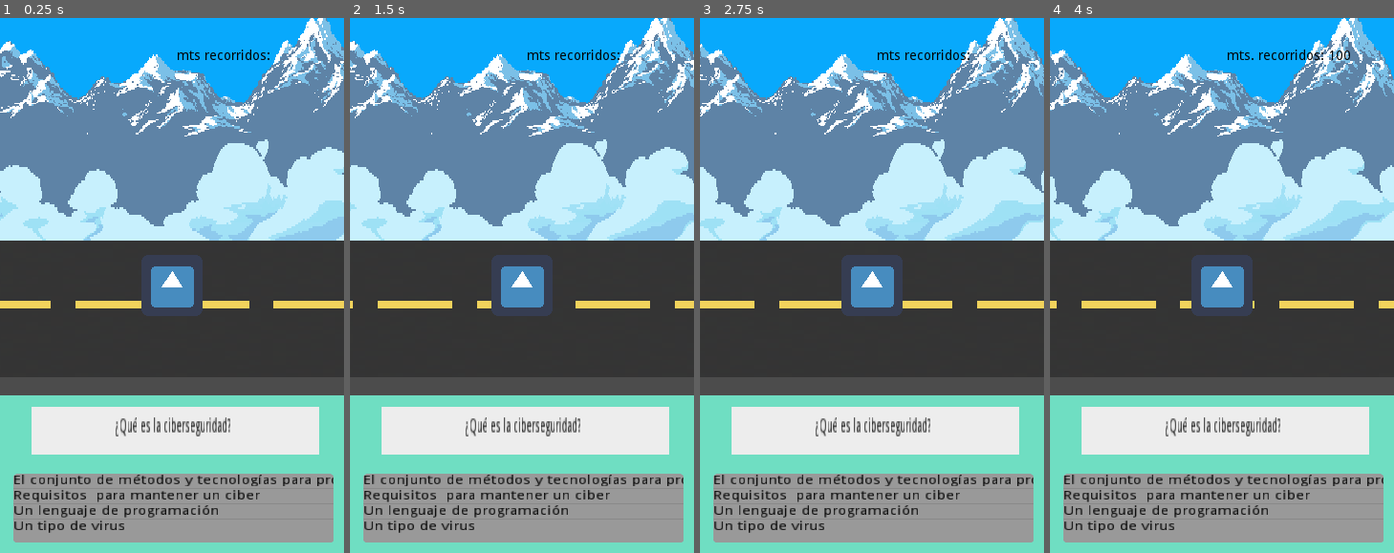
Above: before the commit, frames 1-4 (left to right).
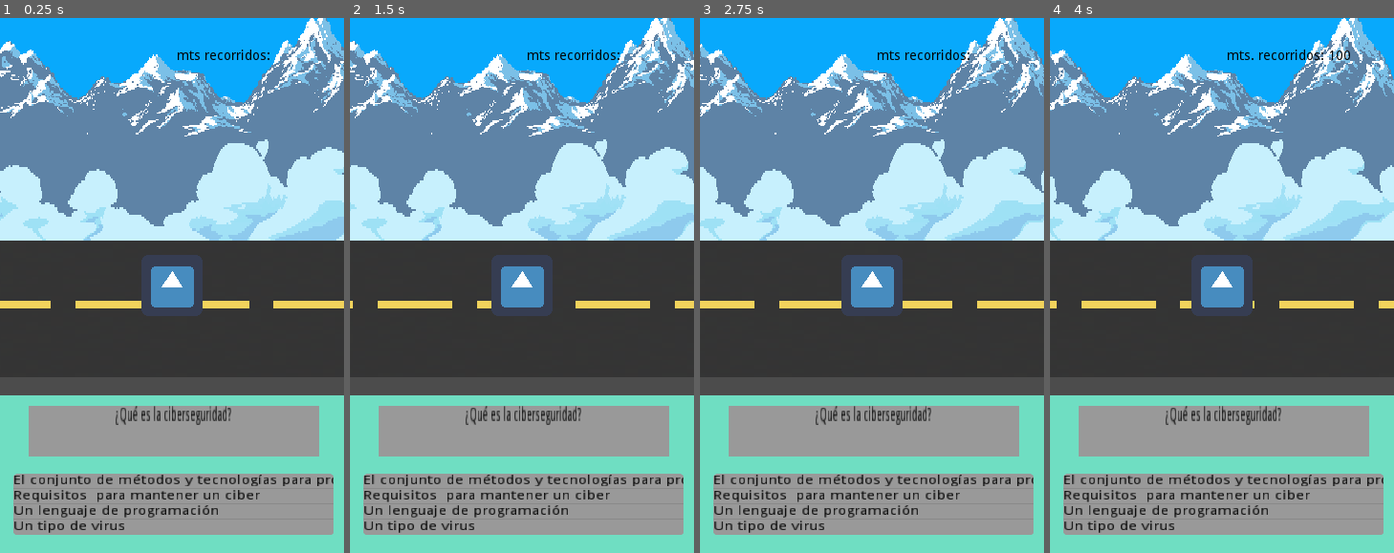
Above: after the commit, the same moments.

Repository: nicolasRuarte/masterclass-plan-b
Game: Godot game, scene res://Escenas/test.tscn
The game is run twice, just before and just after one commit, with the same random seed, the same clock (stepped at 60 frames per second) and the same inputs. The engine's default icon, where the game draws it, is replaced by a stand-in: a white triangle on a blue panel in a dark square.
Inputs:
- Up to frame 1 (0.25 s): no input
- Up to frame 2 (1.5 s): no input
- Up to frame 3 (2.75 s): no input
- Up to frame 4 (4 s): no input

The runs differ from the first frame. In frame 1, 9.2% of the frame differs, in the area x 3-97%, y 72-99%; in frame 2, 9.2%; in frame 3, 9.2%; in frame 4, 9.2%.

Commit message:
Pequeños cambios visuales a la escena test

Diff:
--- a/Escenas/test.tscn
+++ b/Escenas/test.tscn
@@ -1,15 +1,28 @@
-[gd_scene load_steps=10 format=2]
+[gd_scene load_steps=13 format=2]
 
 [ext_resource path="res://Escenas/test.gd" type="Script" id=2]
 [ext_resource path="res://Escenas/Scripts/preguntas-respuestas.gd" type="Script" id=3]
 [ext_resource path="res://Escenas/Parallax.tscn" type="PackedScene" id=8]
 [ext_resource path="res://Escenas/jugador.tscn" type="PackedScene" id=9]
 
+[sub_resource type="StyleBoxFlat" id=10]
+bg_color = Color( 0.509804, 0.0509804, 0.0509804, 1 )
+corner_radius_top_left = 5
+corner_radius_top_right = 5
+corner_radius_bottom_right = 5
+corner_radius_bottom_left = 5
+
+[sub_resource type="Theme" id=11]
+/styles/hola = SubResource( 10 )
+
 [sub_resource type="StyleBoxFlat" id=6]
 bg_color = Color( 0.93, 0.93, 0.93, 1 )
 
+[sub_resource type="StyleBoxFlat" id=9]
+
 [sub_resource type="Theme" id=5]
 Label/colors/font_color = Color( 1, 1, 1, 1 )
+Label/styles/normal = SubResource( 9 )
 
 [sub_resource type="StyleBoxFlat" id=7]
 corner_radius_top_left = 5
@@ -46,6 +59,7 @@
 margin_right = 341.0
 margin_bottom = 77.9797
 rect_scale = Vector2( 1.00344, 1.25232 )
+theme = SubResource( 11 )
 custom_styles/panel = SubResource( 6 )
 
 [node name="Pregunta" type="Label" parent="IU/ColorRect/Panel"]
@@ -53,10 +67,10 @@
 anchor_top = 1.0
 anchor_right = 0.5
 anchor_bottom = 1.0
-margin_left = -122.0
-margin_top = -46.9866
-margin_right = 218.0
-margin_bottom = -11.9866
+margin_left = -153.0
+margin_top = -61.0
+margin_right = 275.0
+margin_bottom = -24.0
 rect_scale = Vector2( 0.70768, 1.72376 )
 theme = SubResource( 5 )
 custom_colors/font_color = Color( 0, 0, 0, 1 )
@@ -72,7 +86,7 @@
 margin_left = -167.0
 margin_top = -18.5539
 margin_right = 124.0
-margin_bottom = 62.4461
+margin_bottom = 53.4461
 rect_scale = Vector2( 1.15238, 1.33865 )
 theme = SubResource( 8 )
 items = [ "Elemento 0", null, false, "Elemento 1", null, false, "Elemento 2", null, false, "Elemento 3", null, false ]
